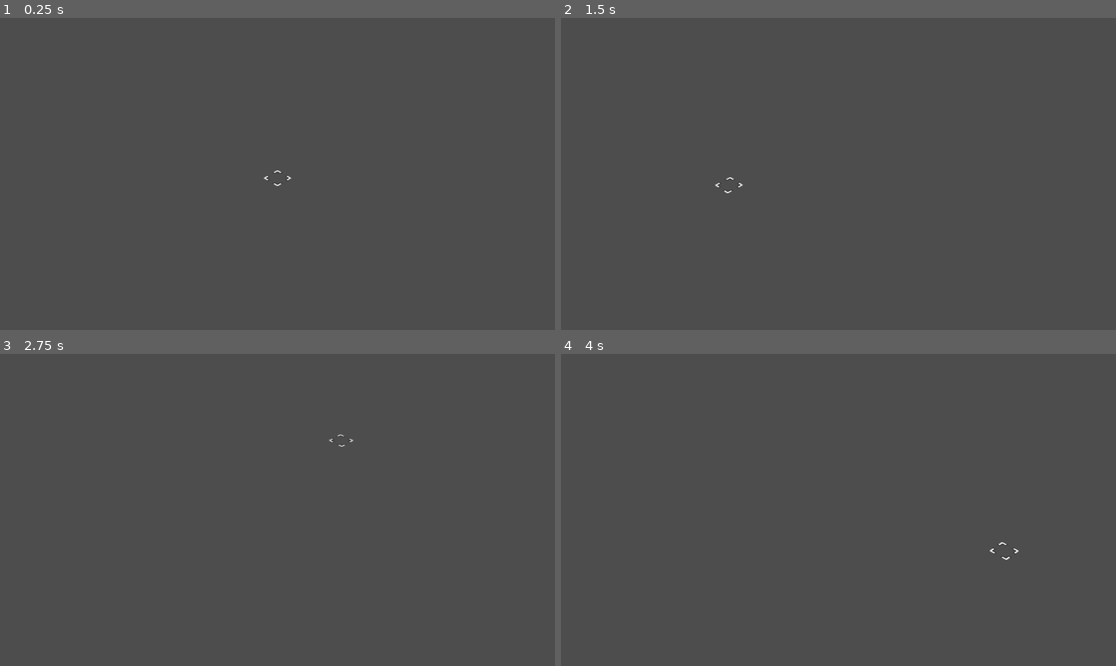
Above: before the commit, frames 1-4 (two rows, left to right).
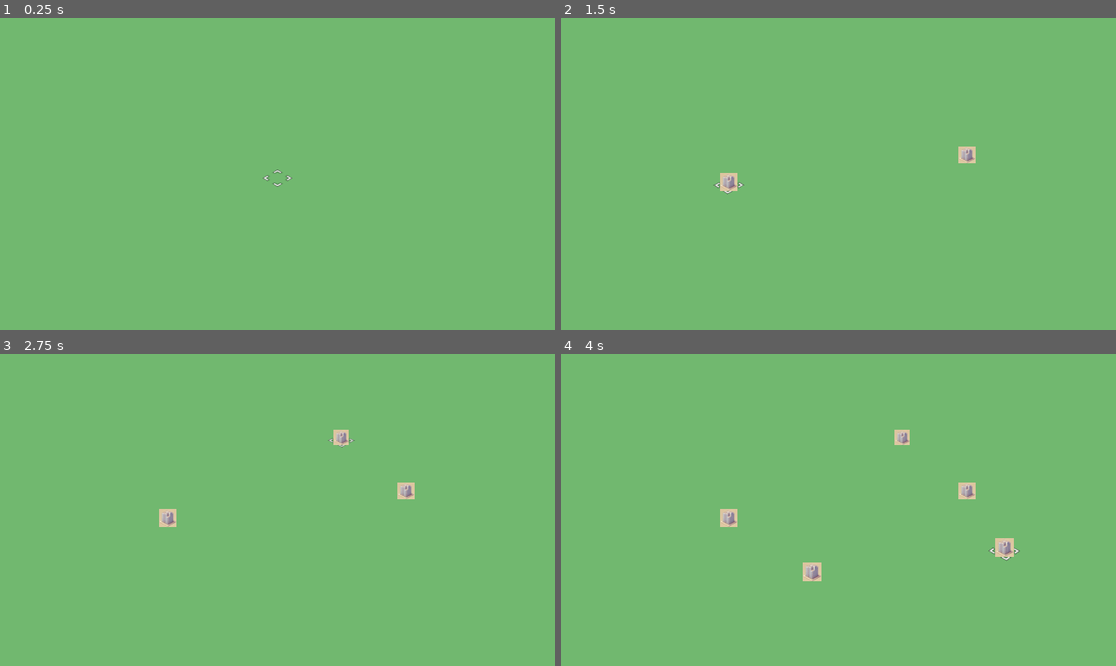
Above: after the commit, the same moments.

Repository: isym444/2024DYHTG
Game: Godot game, scene res://scene/main.tscn
The game is run twice, just before and just after one commit, with the same random seed, the same clock (stepped at 60 frames per second) and the same inputs.
Inputs (mouse positions are in pixels of both pictures, inside the frame that each line leads up to):
- Up to frame 1 (0.25 s): no input
- Up to frame 2 (1.5 s): tap Enter at 0.5 s; move the mouse to (960, 158) at 0.52 s; click (960, 158) at 0.6 s; tap Space at 1.25 s; move the mouse to (727, 189) at 1.27 s; click (727, 189) at 1.35 s
- Up to frame 3 (2.75 s): tap Enter at 2 s; move the mouse to (333, 441) at 2.02 s; click (333, 441) at 2.1 s
- Up to frame 4 (4 s): tap Space at 2.75 s; move the mouse to (810, 572) at 2.77 s; click (810, 572) at 2.85 s; tap Enter at 3.5 s; move the mouse to (1005, 556) at 3.52 s; click (1005, 556) at 3.6 s

The runs differ from the first frame. In frame 1, 100% of the frame differs, in the area x 0-100%, y 0-100%; in frame 2, 100%; in frame 3, 100%; in frame 4, 100%.

Commit message:
building placment

Diff:
--- a/project.godot
+++ b/project.godot
@@ -14,3 +14,11 @@
 run/main_scene="res://scene/main.tscn"
 config/features=PackedStringArray("4.3", "Forward Plus")
 config/icon="res://icon.svg"
+
+[input]
+
+click={
+"deadzone": 0.5,
+"events": [Object(InputEventMouseButton,"resource_local_to_scene":false,"resource_name":"","device":-1,"window_id":0,"alt_pressed":false,"shift_pressed":false,"ctrl_pressed":false,"meta_pressed":false,"button_mask":1,"position":Vector2(162, 31),"global_position":Vector2(181, 122),"factor":1.0,"button_index":1,"canceled":false,"pressed":true,"double_click":false,"script":null)
+]
+}
--- /dev/null
+++ b/scene/building/residential.tscn
@@ -0,0 +1,10 @@
+[gd_scene load_steps=2 format=3 uid="uid://8f67u1y35kt"]
+
+[ext_resource type="Texture2D" uid="uid://dhrc5lq8bo5ma" path="res://assest/sprite/residential.png" id="1_iuuyr"]
+
+[node name="Residential" type="Node3D"]
+
+[node name="Sprite3D" type="Sprite3D" parent="."]
+transform = Transform3D(0.1, 0, 0, 0, 0.1, 0, 0, 0, 0.1, 0, 0.23, 0)
+billboard = 1
+texture = ExtResource("1_iuuyr")
--- a/scene/main.tscn
+++ b/scene/main.tscn
@@ -1,7 +1,11 @@
-[gd_scene load_steps=3 format=3 uid="uid://dn6djpofrcwko"]
+[gd_scene load_steps=4 format=3 uid="uid://dn6djpofrcwko"]
 
 [ext_resource type="Script" path="res://script/main.gd" id="1_sv0h2"]
 [ext_resource type="Texture2D" uid="uid://7rqounoht2cq" path="res://assest/sprite/selector.png" id="2_sdq3r"]
+
+[sub_resource type="Environment" id="Environment_cvtbx"]
+background_mode = 1
+background_color = Color(0.441725, 0.722566, 0.433844, 1)
 
 [node name="main" type="Node3D" node_paths=PackedStringArray("selector", "view_camera")]
 script = ExtResource("1_sv0h2")
@@ -18,4 +22,5 @@
 
 [node name="Camera3D" type="Camera3D" parent="view"]
 transform = Transform3D(0.707107, -0.40558, 0.579228, 0, 0.819152, 0.573576, -0.707107, -0.40558, 0.579228, 30, 30, 30)
+environment = SubResource("Environment_cvtbx")
 fov = 20.0
--- a/script/main.gd
+++ b/script/main.gd
@@ -3,7 +3,9 @@
 @export var selector:Node3D # The 'cursor'
 @export var view_camera:Camera3D # Used for raycasting mouse
 
+var bounds = 10
 var plane:Plane # Used for raycasting mouse
+var plane_position #used for getting coord
 
 
 # Called when the node enters the scene tree for the first time.
@@ -17,5 +19,13 @@
 		view_camera.project_ray_origin(get_viewport().get_mouse_position()),
 		view_camera.project_ray_normal(get_viewport().get_mouse_position()))
 
-	var gridmap_position = Vector3(round(world_position.x), 0, round(world_position.z))
-	selector.position = lerp(selector.position, gridmap_position, delta * 40)
+	plane_position = Vector3(round(world_position.x), 0, round(world_position.z))
+	selector.position = lerp(selector.position, plane_position, delta * 40)
+
+func _unhandled_input(event):
+	if(Input.is_action_just_pressed("click")):
+		print(plane_position)
+		var building = load("res://scene/building/residential.tscn").instantiate()
+		building.global_position = plane_position
+		# Add the TextureRect to the scene
+		add_child(building)
Binary file added: assest/sprite/residential.png
Not shown, added: assest/sprite/residential.png.import
